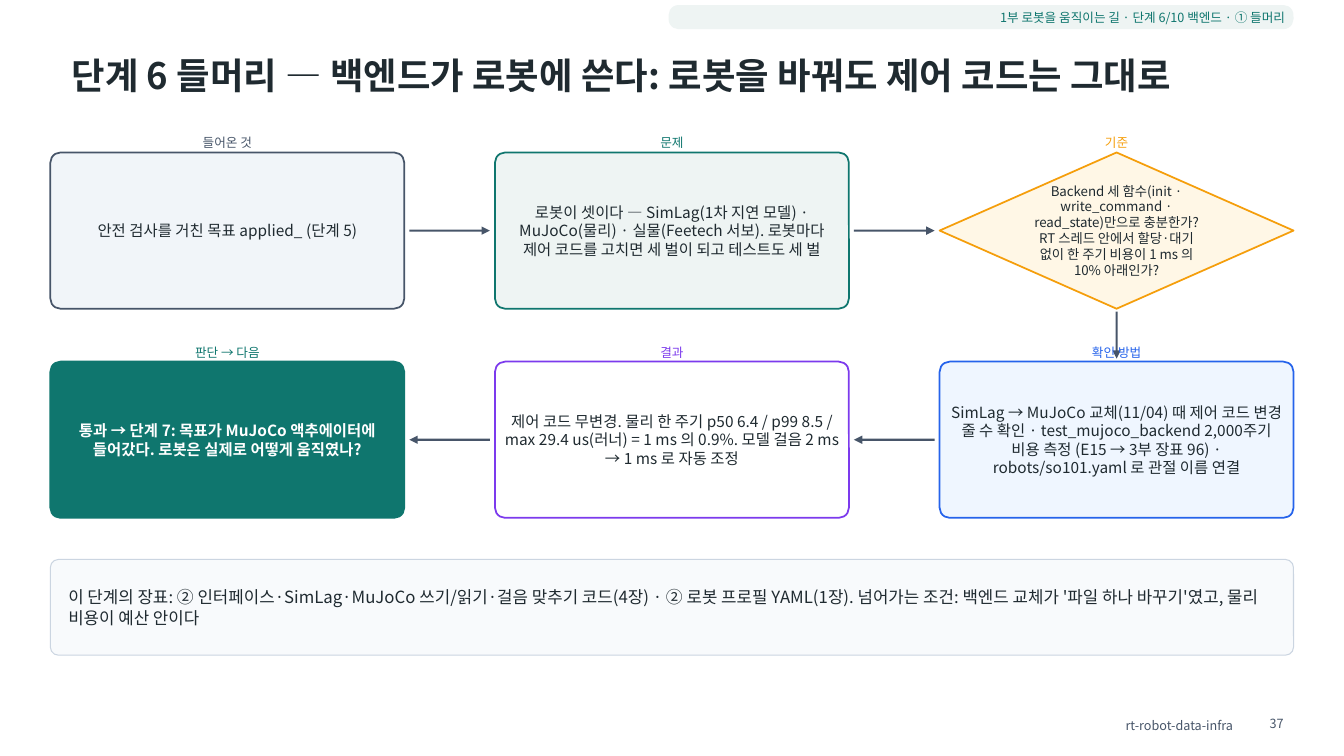
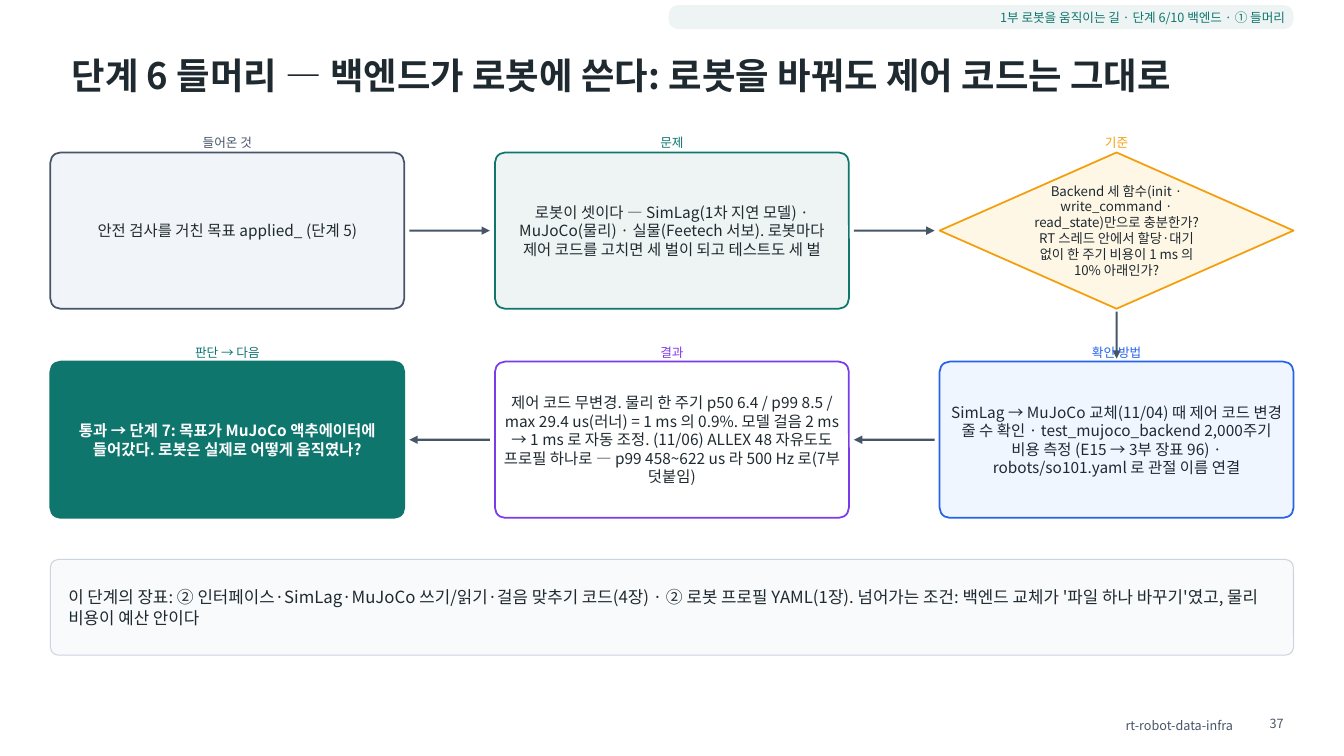
Before and after one commit to ohevance/rt-robot-data-infra, a slide deck: slide 37 of docs/deck/rt-robot-data-infra.pptx. Drawn at 1344x756 pixels with LibreOffice and Linux fonts; fonts in the diff are those of the drawing. Boxes give left, top, right and bottom in pixels: in the first picture for what was removed or moved away, otherwise in the second. Text is boxed around its words. In the diff, an @@ line names an element or a change of style, - is before the commit and + after.

```diff
--- a/docs/deck/rt-robot-data-infra.pptx
+++ b/docs/deck/rt-robot-data-infra.pptx
@@ text in rounded rectangle at (504, 395, 840, 485): text changed @@
-제어 코드 무변경. 물리 한 주기 p50 6.4 / p99 8.5 / max 29.4 us(러너) = 1 ms 의 0.9%. 모델 걸음 2 ms → 1 ms 로 자동 조정
+제어 코드 무변경. 물리 한 주기 p50 6.4 / p99 8.5 / max 29.4 us(러너) = 1 ms 의 0.9%. 모델 걸음 2 ms → 1 ms 로 자동 조정. (11/06) ALLEX 48 자유도도 프로필 하나로 — p99 458~622 us 라 500 Hz 로(7부 덧붙임)
```
Also in this commit, not shown: 10 other slides changed, 1 slide added, 43 other files.
